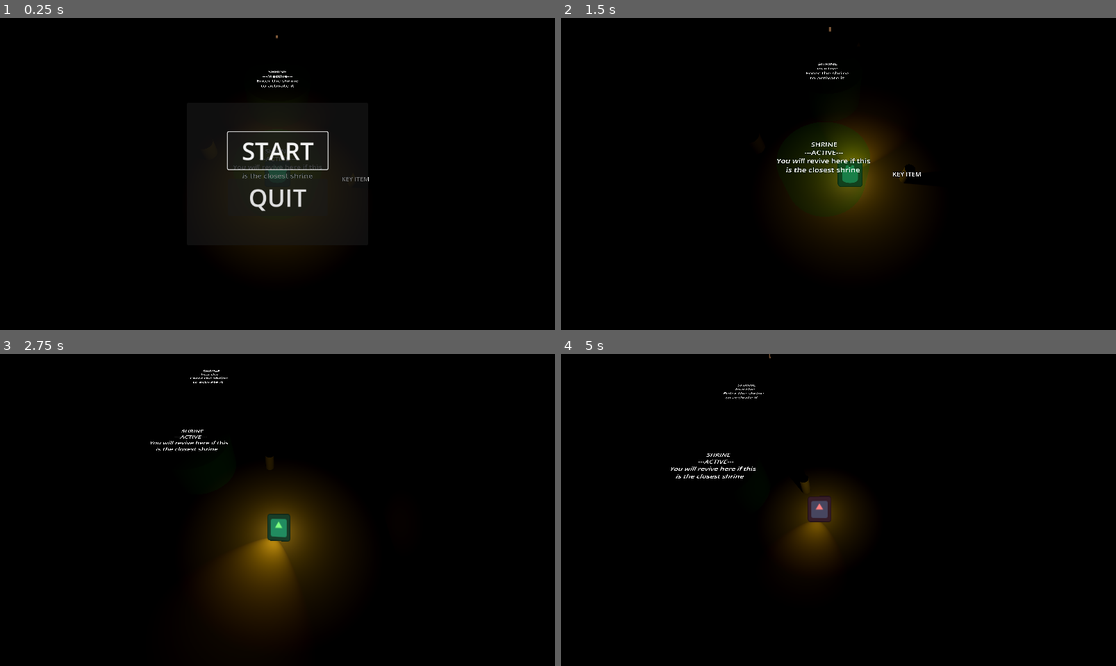
Above: before the commit, frames 1-4 (two rows, left to right).
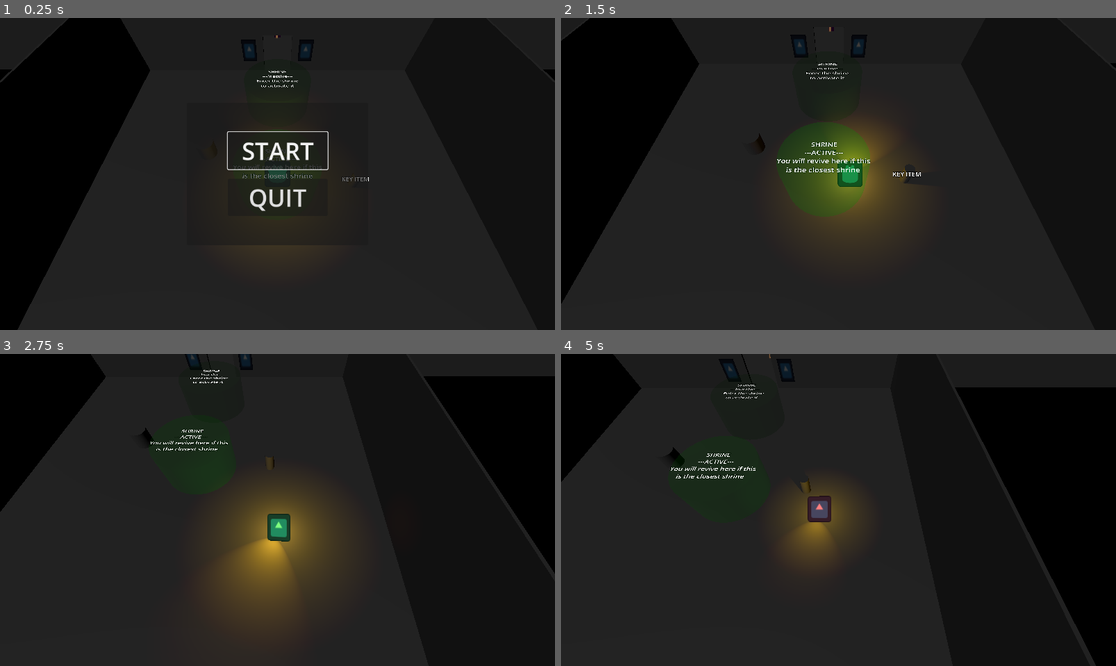
Above: after the commit, the same moments.

Repository: Rusty-Rat-Studios/dead-living-and-dying
Game: Godot game, scene res://game.tscn
Same seed, same stepped clock (60 frames per second), same inputs: the game is played once before the commit and once after it. The engine's default icon, where the game draws it, is replaced by a stand-in: a white triangle on a blue panel in a dark square.
Inputs (mouse positions are in pixels of both pictures, inside the frame that each line leads up to):
- Up to frame 1 (0.25 s): no input
- Up to frame 2 (1.5 s): click "START" at 0.5 s; tap Enter at 1.25 s; move the mouse to (960, 158) at 1.27 s; hold Right (ui_right) from 1.28 s (still down); tap E (interact) at 1.35 s
- Up to frame 3 (2.75 s): tap Keypad Enter (ui_accept) at 1.52, 2.27 s; move the mouse to (166, 525) at 2.02 s; release Right (ui_right) at 2.03 s; hold Down (ui_down) from 2.03 s (still down); click (166, 525) at 2.1 s
- Up to frame 4 (5 s): move the mouse to (894, 441) at 2.77 s; release Down (ui_down) at 2.78 s; hold Right (ui_right) 2.78-3.53 s; tap Tab at 2.85 s; move the mouse to (810, 572) at 3.52 s; hold Up (ui_up) 3.53-4.28 s; tap E (interact) at 3.6 s; tap Keypad Enter (ui_accept) at 3.77, 4.52 s; move the mouse to (1005, 556) at 4.27 s; press the mouse at (1005, 556) at 4.28 s; hold Left (ui_left) from 4.28 s (still down)

The runs differ from the first frame. In frame 1, 54% of the frame differs, in the area x 0-100%, y 0-100%; in frame 2, 70%; in frame 3, 65%; in frame 4, 64%.

Commit message:
Spawners

Diff:
--- /dev/null
+++ b/autoloads/spawner_manager.gd
@@ -0,0 +1,22 @@
+extends Node
+
+@onready var _spawners: Dictionary = {}
+@onready var entity_table: EntityTable = preload("res://map/test_entity_table.tres")
+
+
+func _ready() -> void:
+	await Utility.delay(1)
+	for spawner: Spawner in get_spawners(Spawner.SpawnerType.ENEMY):
+		var res: Resource = entity_table.get_random_entity()
+		spawner.spawn(res)
+
+
+func register_spawner(spawner: Spawner) -> void:
+	var spawnerType: Spawner.SpawnerType = spawner.spawnerType
+	if not _spawners.has(spawnerType):
+		_spawners[spawnerType] = []
+	_spawners[spawnerType].append(spawner)
+
+
+func get_spawners(type: Spawner.SpawnerType) -> Array:
+	return _spawners.get(type, [])
--- a/entity/entity_table.gd
+++ b/entity/entity_table.gd
@@ -6,7 +6,7 @@
 
 func get_random_entity() -> Resource:
 	var entry: EntityTableEntry = RNG.weighted_random(_get_choices_dictionary_from_entities())
-	return entry.get_entry()
+	return entry.get_entity()
 
 
 func _get_choices_dictionary_from_entities() -> Dictionary:
--- /dev/null
+++ b/entity/spawner.gd
@@ -0,0 +1,21 @@
+class_name Spawner
+extends Node
+
+enum SpawnerType { ENEMY, ITEM, KEY_ITEM, ENTITY_FLOOR, ENTITY_WALL, BOSS }
+
+@export var spawnerType: SpawnerType
+
+
+func _ready() -> void:
+	self.visible = false
+	SpawnerManager.register_spawner(self)
+
+
+func spawn(entity: Resource) -> void:
+	if entity != null:
+		var node: Node = entity.instantiate()
+		node.position = self.position
+		add_sibling(node)
+		print(Time.get_time_string_from_system(), ": Spawner spawned ", node.name)
+	else:
+		print(Time.get_time_string_from_system(), ": Spawner didn't spawn ")
--- /dev/null
+++ b/entity/spawner.tscn
@@ -0,0 +1,15 @@
+[gd_scene load_steps=4 format=3 uid="uid://bmevu5yvsxttw"]
+
+[ext_resource type="Script" path="res://entity/spawner.gd" id="1_3bfx7"]
+
+[sub_resource type="StandardMaterial3D" id="StandardMaterial3D_kdpws"]
+albedo_color = Color(0.832057, 0.348852, 1.92523e-07, 1)
+
+[sub_resource type="SphereMesh" id="SphereMesh_gnqmg"]
+material = SubResource("StandardMaterial3D_kdpws")
+
+[node name="Spawner" type="Node3D"]
+script = ExtResource("1_3bfx7")
+
+[node name="MeshInstance3D" type="MeshInstance3D" parent="."]
+mesh = SubResource("SphereMesh_gnqmg")
--- a/game.tscn
+++ b/game.tscn
@@ -21,6 +21,7 @@
 [ext_resource type="PackedScene" uid="uid://8tfld0cdj22d" path="res://items/crucifix/crucifix_world.tscn" id="15_h8yld"]
 [ext_resource type="PackedScene" uid="uid://bfmkrask6gxl3" path="res://possessable/attack/possessable_ranged.tscn" id="15_lv48w"]
 [ext_resource type="PackedScene" uid="uid://bwmbngtw81o3y" path="res://ui/debug_console.tscn" id="15_rbtf5"]
+[ext_resource type="PackedScene" uid="uid://bmevu5yvsxttw" path="res://entity/spawner.tscn" id="20_oywn8"]
 
 [node name="Game" type="Node3D"]
 script = ExtResource("1_77rk7")
@@ -35,7 +36,6 @@
 
 [node name="DebugLight" type="DirectionalLight3D" parent="."]
 transform = Transform3D(-0.830566, 0.486173, -0.271654, -0.492404, -0.413176, 0.766044, 0.260189, 0.770014, 0.582563, 0, 10, 0)
-visible = false
 light_color = Color(0.29219, 0.29219, 0.29219, 1)
 
 [node name="StateMachine" type="Node" parent="." node_paths=PackedStringArray("starting_state")]
@@ -270,6 +270,18 @@
 
 [node name="Shrine" parent="WorldGrid/RoomTop" instance=ExtResource("11_6msjq")]
 
+[node name="Spawner" parent="WorldGrid/RoomTop" instance=ExtResource("20_oywn8")]
+transform = Transform3D(1, 0, 0, 0, 1, 0, 0, 0, 1, -6.053, 0, -6.819)
+
+[node name="Spawner2" parent="WorldGrid/RoomTop" instance=ExtResource("20_oywn8")]
+transform = Transform3D(1, 0, 0, 0, 1, 0, 0, 0, 1, -6.22888, 0, 4.3368)
+
+[node name="Spawner3" parent="WorldGrid/RoomTop" instance=ExtResource("20_oywn8")]
+transform = Transform3D(1, 0, 0, 0, 1, 0, 0, 0, 1, 5.79679, 0, -6.79226)
+
+[node name="Spawner4" parent="WorldGrid/RoomTop" instance=ExtResource("20_oywn8")]
+transform = Transform3D(1, 0, 0, 0, 1, 0, 0, 0, 1, 6.03588, 1.90735e-06, 4.6552)
+
 [node name="UI" type="CanvasLayer" parent="."]
 
 [node name="MainMenu" parent="UI" instance=ExtResource("13_owhbc")]
--- /dev/null
+++ b/map/test_entity_table.tres
@@ -0,0 +1,42 @@
+[gd_resource type="Resource" script_class="EntityTable" load_steps=10 format=3 uid="uid://fk1mqfpu6kkk"]
+
+[ext_resource type="Script" path="res://entity/entity_table_entry.gd" id="1_77xku"]
+[ext_resource type="PackedScene" uid="uid://yihpxsaeuqdi" path="res://ghost/ghost.tscn" id="2_n1cha"]
+[ext_resource type="PackedScene" uid="uid://c1hur2s8mgagv" path="res://possessable/attack/possesssable_throwable.tscn" id="3_h77gq"]
+[ext_resource type="PackedScene" uid="uid://8tfld0cdj22d" path="res://items/crucifix/crucifix_world.tscn" id="4_u85v7"]
+[ext_resource type="Script" path="res://entity/entity_table.gd" id="5_53opc"]
+
+[sub_resource type="Resource" id="Resource_gm3or"]
+script = ExtResource("1_77xku")
+entity = ExtResource("2_n1cha")
+base_chance = 0.2
+chance_change = -0.05
+min = 0
+max = 999
+
+[sub_resource type="Resource" id="Resource_sk1e0"]
+script = ExtResource("1_77xku")
+entity = ExtResource("3_h77gq")
+base_chance = 0.4
+chance_change = -0.1
+min = 0
+max = 999
+
+[sub_resource type="Resource" id="Resource_b3kek"]
+script = ExtResource("1_77xku")
+entity = ExtResource("4_u85v7")
+base_chance = 0.2
+chance_change = -0.05
+min = 0
+max = 999
+
+[sub_resource type="Resource" id="Resource_7pg6r"]
+script = ExtResource("1_77xku")
+base_chance = 0.1
+chance_change = -0.05
+min = 0
+max = 999
+
+[resource]
+script = ExtResource("5_53opc")
+entities = Array[ExtResource("1_77xku")]([SubResource("Resource_gm3or"), SubResource("Resource_sk1e0"), SubResource("Resource_b3kek"), SubResource("Resource_7pg6r")])
--- a/project.godot
+++ b/project.godot
@@ -25,6 +25,7 @@
 CommandParser="*res://autoloads/command_parser.gd"
 ShrineManager="*res://autoloads/shrine_manager.gd"
 RNG="*res://autoloads/rng.gd"
+SpawnerManager="*res://autoloads/spawner_manager.gd"
 
 [debug]
 
Not shown: 1 places in game.tscn that only renumber resources
